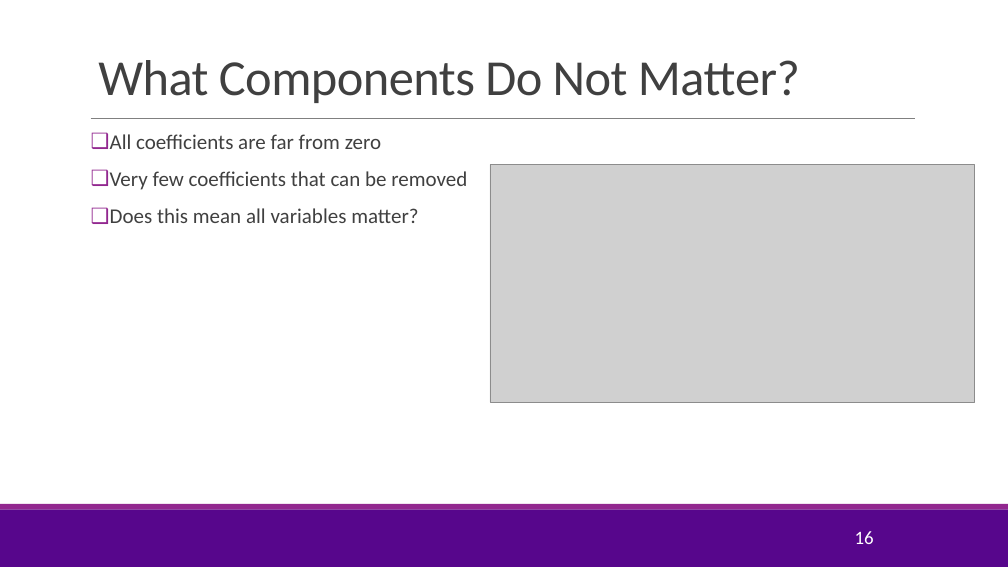
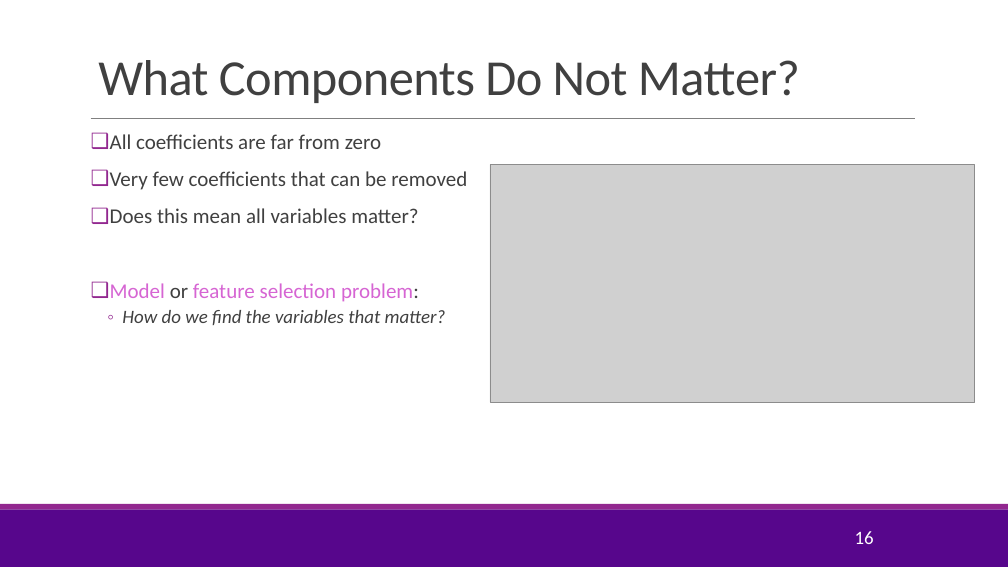
Before and after one commit to sdrangan/introml, a slide deck: slide 16 of lectures/Lect05_Lasso.pptx. Drawn at 1008x567 pixels with LibreOffice and Linux fonts; fonts in the diff are those of the drawing; grey boxes stand for pictures; background and template pictures are left out. Boxes give left, top, right and bottom in pixels: in the first picture for what was removed or moved away, otherwise in the second. Text is boxed around its words. In the diff, an @@ line names an element or a change of style, - is before the commit and + after.

```diff
--- a/lectures/Lect05_Lasso.pptx
+++ b/lectures/Lect05_Lasso.pptx
@@ text at (110,283,446,325): paragraphs added @@
+❑ Model or feature selection problem:
+  ◦ How do we find the variables that matter?
```
Also in this commit, not shown: 7 other slides changed, 1 other file.
